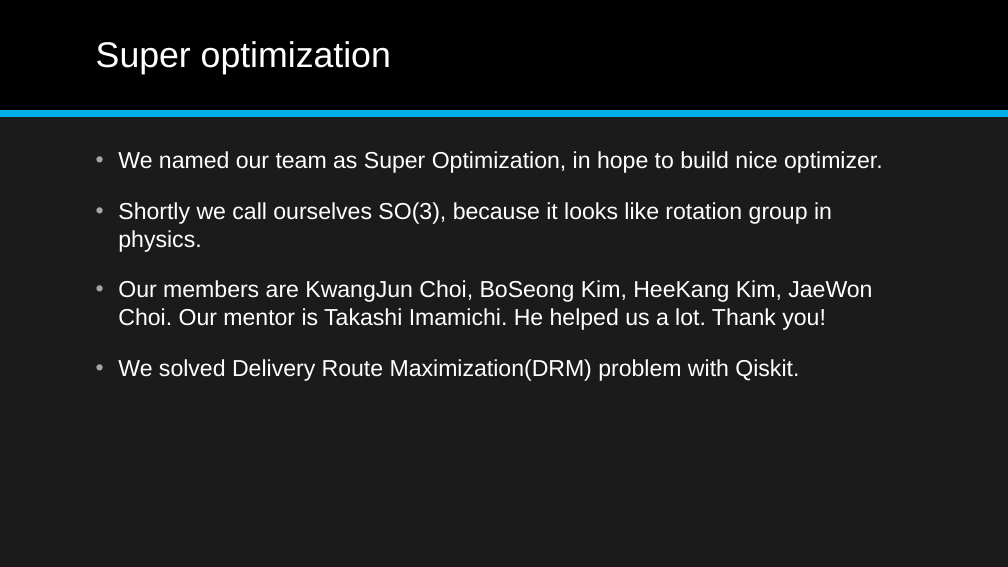
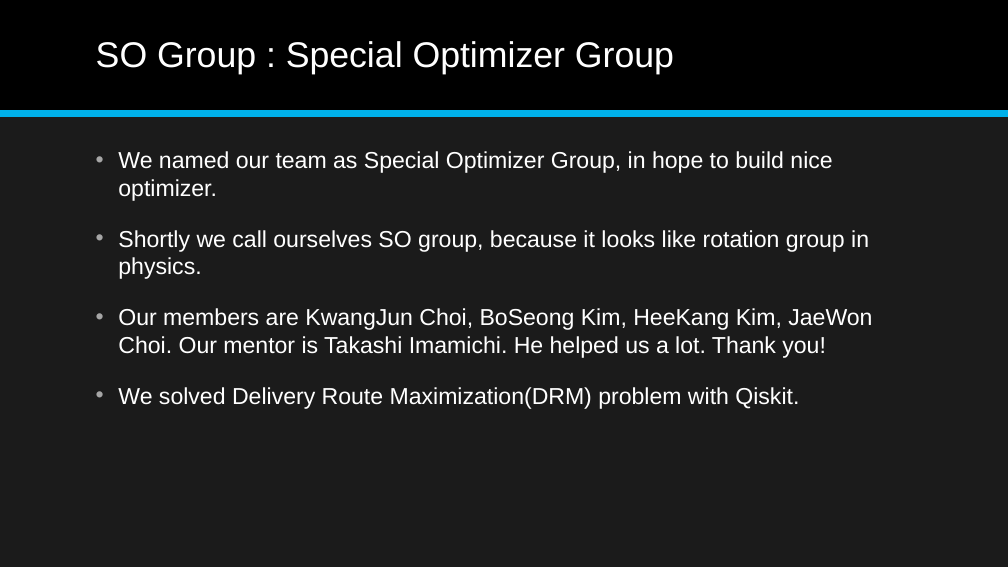
Before and after one commit to BStar14/SO_Group, a slide deck: slide 2 of DRM presentation.pptx. Drawn at 1008x567 pixels with LibreOffice and Linux fonts; fonts in the diff are those of the drawing. Boxes give left, top, right and bottom in pixels: in the first picture for what was removed or moved away, otherwise in the second. Text is boxed around its words. In the diff, an @@ line names an element or a change of style, - is before the commit and + after.

```diff
--- a/DRM presentation.pptx
+++ b/DRM presentation.pptx
@@ title at (96,41,674,74): text changed @@
-Super optimization
+SO Group : Special Optimizer Group
@@ text at (118,151,869,279): text changed @@
-• We named our team as Super Optimization, in hope to build nice optimizer.
-• Shortly we call ourselves SO(3), because it looks like rotation group in physics.
+• We named our team as Special Optimizer Group, in hope to build nice optimizer.
+• Shortly we call ourselves SO group, because it looks like rotation group in physics.
```
Also in this commit, not shown: 1 other slide changed, 1 other file.
